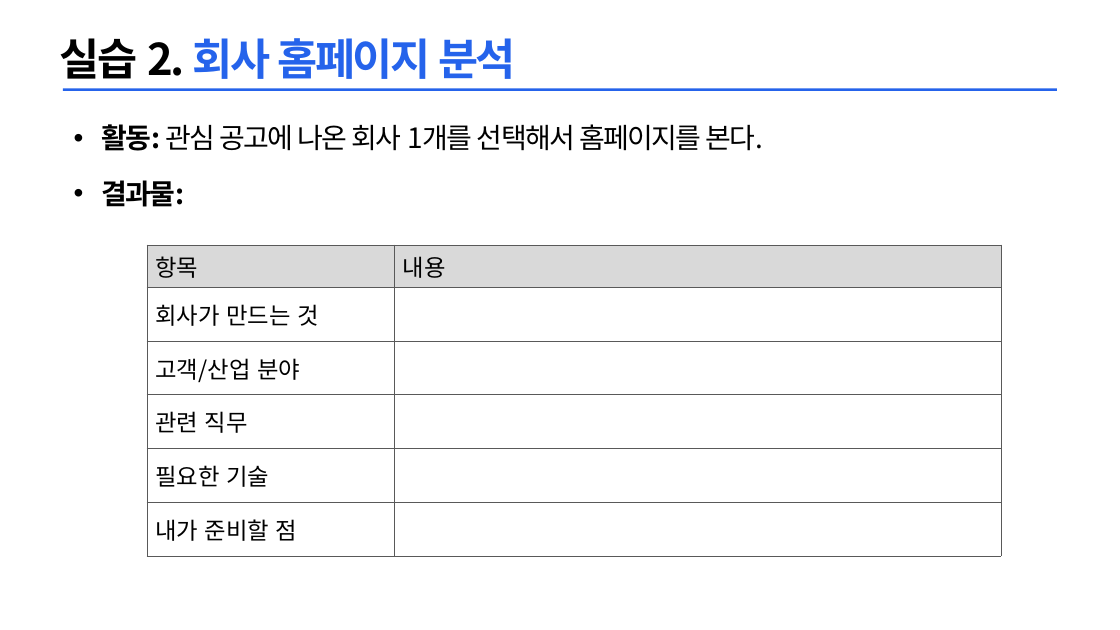
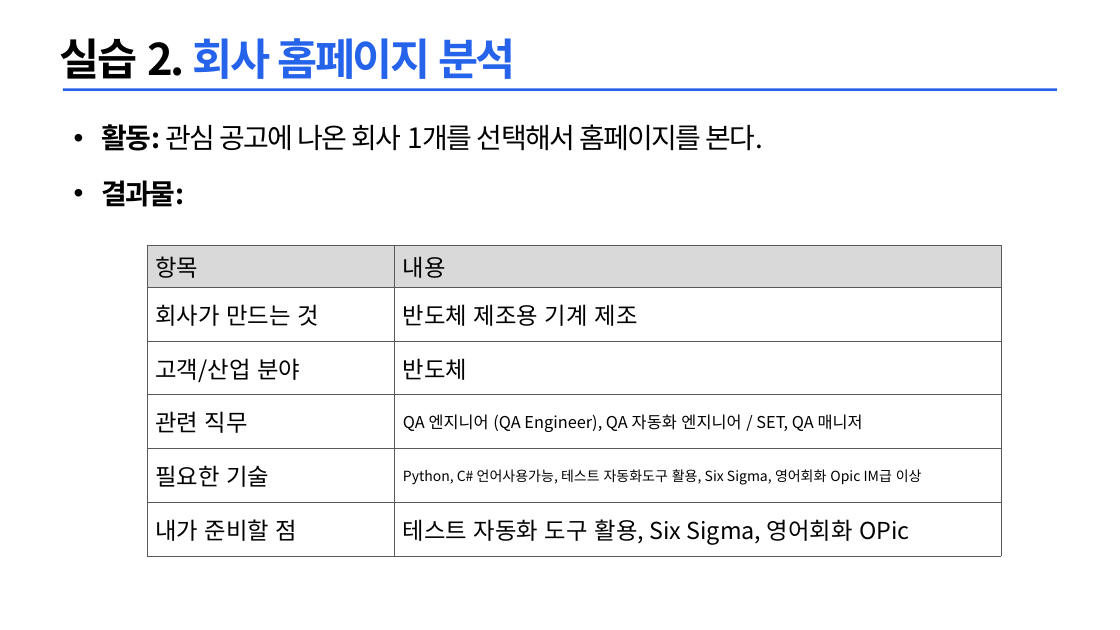
Before and after one commit to taesub0204/python, a slide deck: slide 3 of 취업역량강화/[강의자료] 취업역량강화_PART2_01 기업 탐색_활동지.pptx. Drawn at 1120x630 pixels with LibreOffice and Linux fonts; fonts in the diff are those of the drawing. Boxes give left, top, right and bottom in pixels: in the first picture for what was removed or moved away, otherwise in the second. Text is boxed around its words. In the diff, an @@ line names an element or a change of style, - is before the commit and + after.

```diff
--- a/취업역량강화/[강의자료] 취업역량강화_PART2_01 기업 탐색_활동지.pptx
+++ b/취업역량강화/[강의자료] 취업역량강화_PART2_01 기업 탐색_활동지.pptx
@@ table at box(147, 245, 1002, 550) @@
-row 2, column 2: 
+row 2, column 2: 반도체 제조용 기계 제조
-row 3, column 2: 
+row 3, column 2: 반도체
-row 4, column 2: 
+row 4, column 2: QA 엔지니어 (QA Engineer), QA 자동화 엔지니어 / SET, QA 매니저
-row 5, column 2: 
+row 5, column 2: Python, C# 언어사용가능, 테스트 자동화도구 활용, Six Sigma, 영어회화 Opic IM급 이상
-row 6, column 2: 
+row 6, column 2: 테스트 자동화 도구 활용, Six Sigma, 영어회화 OPic
```
Also in this commit, not shown: 2 other slides changed.
